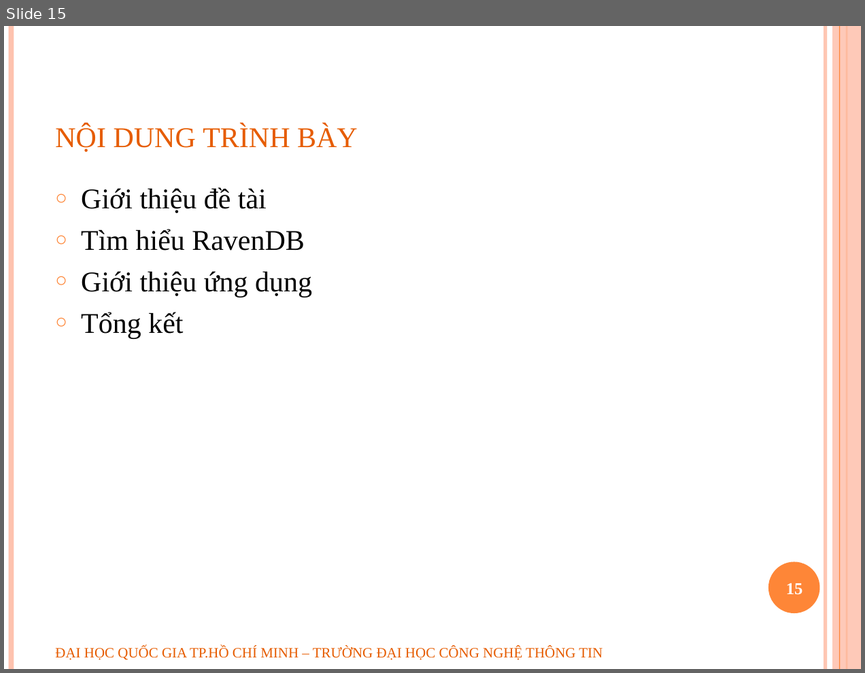
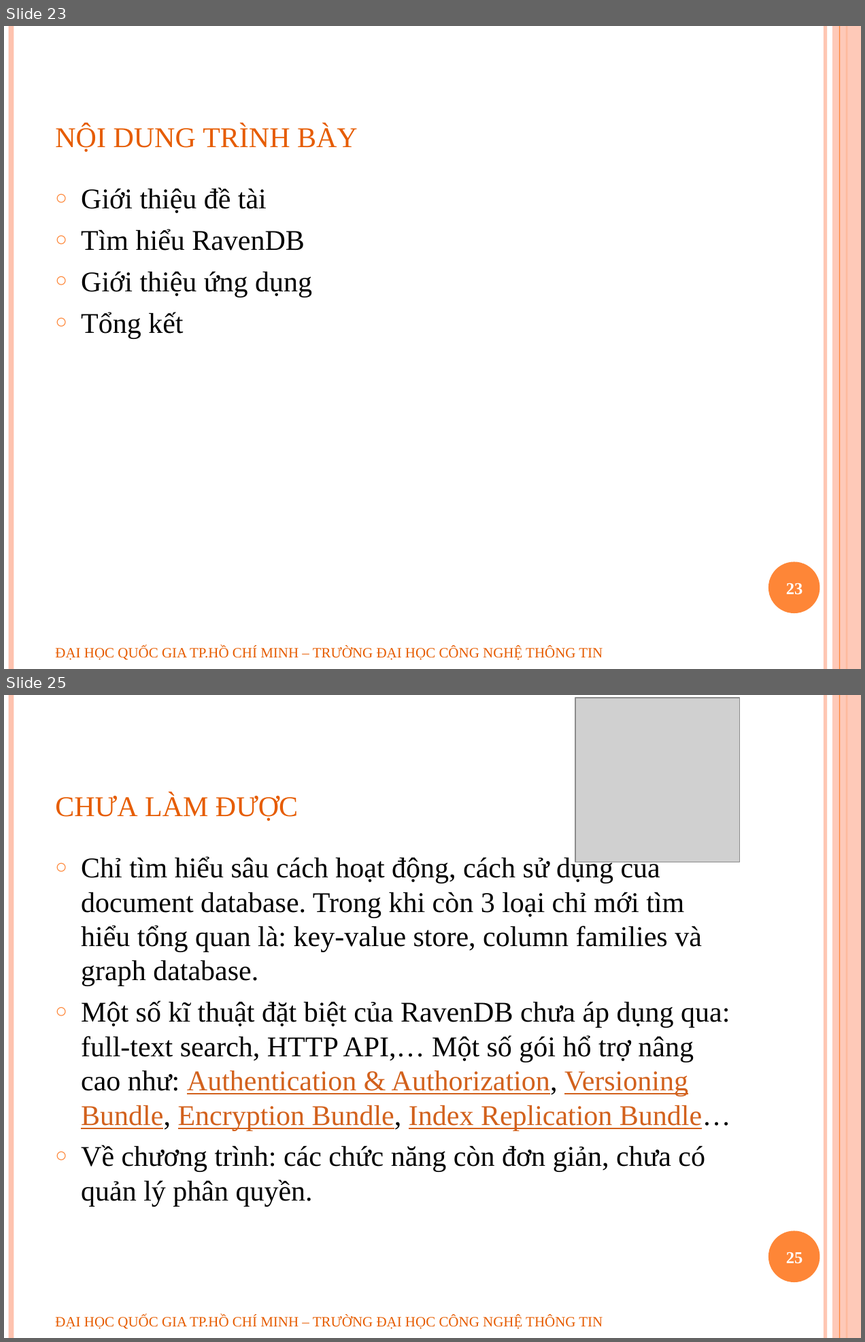
Before and after one commit to geovip/nosqlravendbuit, a slide deck: Document/slide bao cao.pptx. Shown one above the other, each under a label of ours: slide 15 before the commit, slides 23 and 25 after it; the slides between them are not shown. The pictures are 865x673 and 865x1342 pixels, drawn with LibreOffice and Linux fonts; fonts in the diff are those of the drawing; grey boxes stand for pictures; background and template pictures are left out. Boxes give left, top, right and bottom in pixels: in the first picture for what was removed or moved away, otherwise in the second. Text is boxed around its words. In the diff, an @@ line names an element or a change of style, - is before the commit and + after.

```diff
--- a/Document/slide bao cao.pptx
+++ b/Document/slide bao cao.pptx
@@ slide 25 added at box(4, 695, 861, 1338), background #FFFFFF; not listed: 6 template elements that a slide beside it also shows @@
@@ picture added at box(575, 698, 740, 862) @@
@@ title added at box(55, 794, 298, 821), 30 pt, text #E65C01, small capitals @@
+chưa làm được
@@ text added at box(81, 855, 731, 1206), 24 pt, text #000000 @@
+○ Chỉ tìm hiểu sâu cách hoạt động, cách sử dụng của document database. Trong khi còn 3 loại chỉ mới tìm hiểu tổng quan là: key-value store, column families và graph database.
+○ Một số kĩ thuật đặt biệt của RavenDB chưa áp dụng qua: full-text search, HTTP API,… Một số gói hổ trợ nâng cao như: Authentication & Authorization, Versioning Bundle, Encryption Bundle, Index Replication Bundle…
+○ Về chương trình: các chức năng còn đơn giản, chưa có quản lý phân quyền.
@@ page number added at box(786, 1252, 803, 1263), 14 pt, text #FFFFFF, bold @@
+25
@@ text added at box(55, 1314, 602, 1329), 12 pt, text #E65C01 @@
+ĐẠI HỌC QUỐC GIA TP.HỒ CHÍ MINH – TRƯỜNG ĐẠI HỌC CÔNG NGHỆ THÔNG TIN
@@ what was slide 15 is now slide 23 @@
@@ page number at box(786, 583, 803, 594): text changed @@
-15
+23
```
Also in this commit, not shown: 7 slides changed, 9 other slides added.
